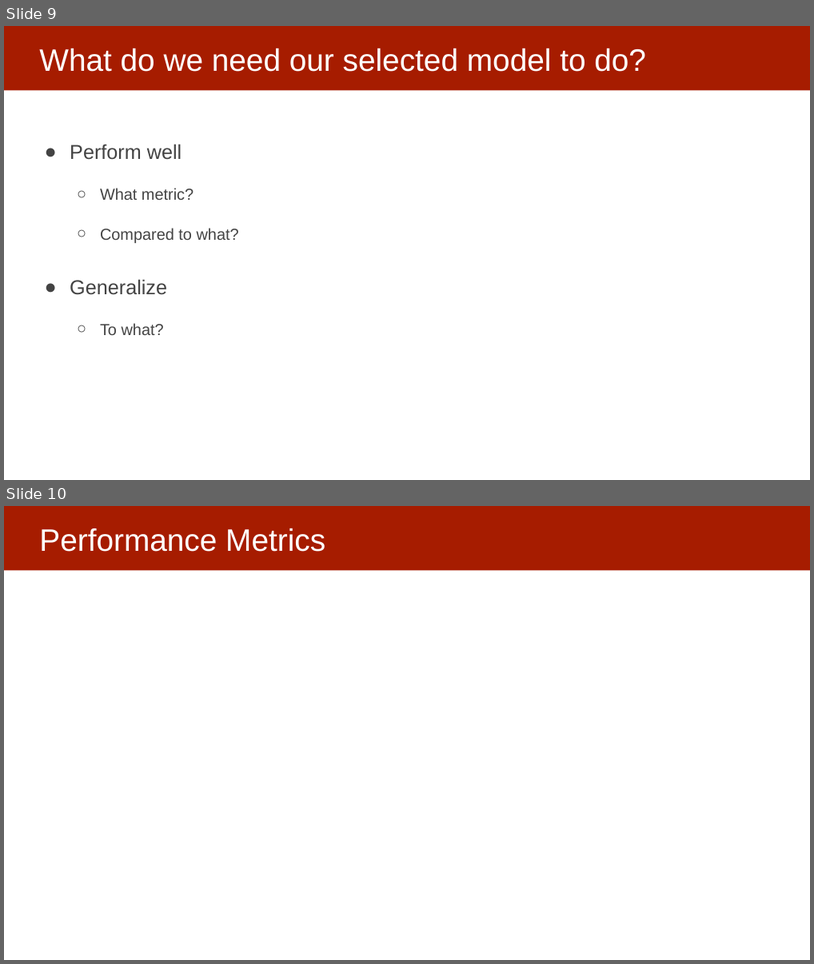
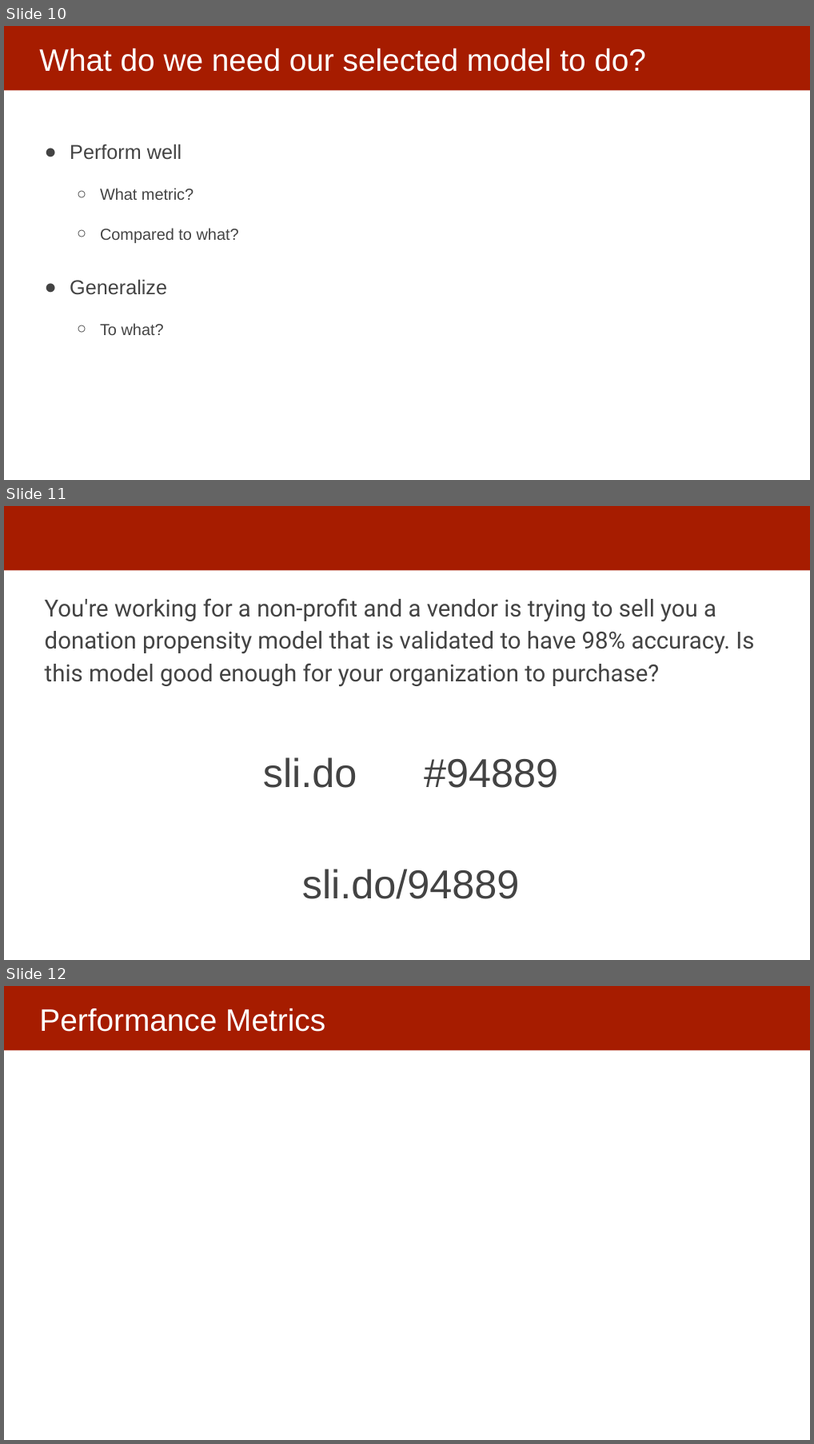
Before and after one commit to dssg/mlforpublicpolicylab, a slide deck: Lectures/10-model-selection-and-validation-part-1.pptx. Shown one above the other, each under a label of ours: slides 9 and 10 before the commit, slides 10, 11 and 12 after it. The pictures are 814x964 and 814x1444 pixels, drawn with LibreOffice and Linux fonts; fonts in the diff are those of the drawing. Boxes give left, top, right and bottom in pixels: in the first picture for what was removed or moved away, otherwise in the second. Text is boxed around its words. In the diff, an @@ line names an element or a change of style, - is before the commit and + after.

```diff
--- a/Lectures/10-model-selection-and-validation-part-1.pptx
+++ b/Lectures/10-model-selection-and-validation-part-1.pptx
@@ slide 11 added at (x1=4, y1=506, x2=810, y2=960), background #FFFFFF; not listed: 1 template element that a slide beside it also shows @@
@@ text added at (x1=45, y1=598, x2=754, y2=687), 28 pt, text #434343 @@
+You're working for a non-profit and a vendor is trying to sell you a donation propensity model that is validated to have 98% accuracy. Is this model good enough for your organization to purchase?
@@ text added at (x1=263, y1=757, x2=558, y2=899), 48 pt, text #434343 @@
+sli.do #94889
+sli.do/94889
@@ what was slide 9 is now slide 10 @@
@@ what was slide 10 is now slide 12 @@
```
Also in this commit, not shown: 2 slides changed, 1 other slide added.
